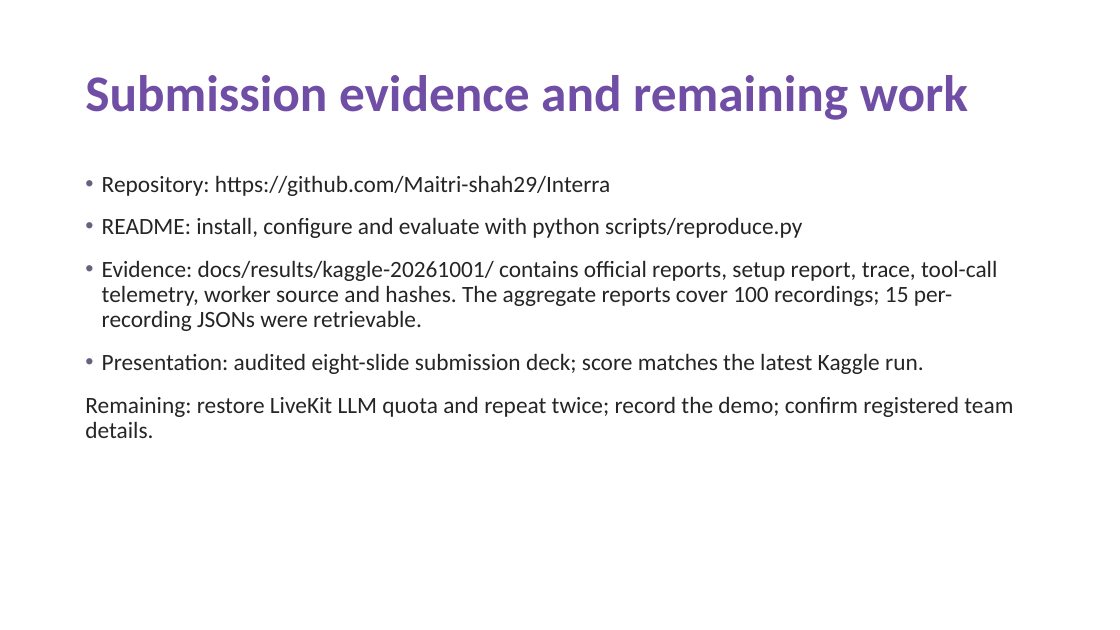
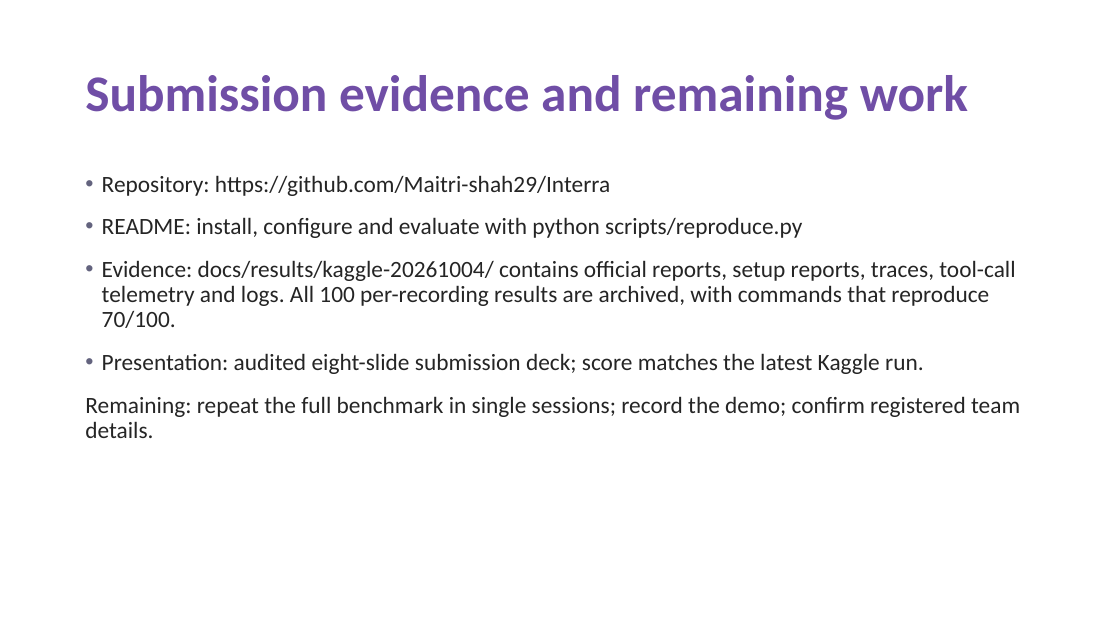
Before and after one commit to AdityaVKochar/Interra, a slide deck: slide 8 of docs/Interra_Theme05_submission.pptx. Drawn at 1120x630 pixels with LibreOffice and Linux fonts; fonts in the diff are those of the drawing. Boxes give left, top, right and bottom in pixels: in the first picture for what was removed or moved away, otherwise in the second. Text is boxed around its words. In the diff, an @@ line names an element or a change of style, - is before the commit and + after.

```diff
--- a/docs/Interra_Theme05_submission.pptx
+++ b/docs/Interra_Theme05_submission.pptx
@@ text at (102,260,1015,328): text changed @@
-• Evidence: docs/results/kaggle-20261001/ contains official reports, setup report, trace, tool-call telemetry, worker source and hashes. The aggregate reports cover 100 recordings; 15 per-recording JSONs were retrievable.
+• Evidence: docs/results/kaggle-20261004/ contains official reports, setup reports, traces, tool-call telemetry and logs. All 100 per-recording results are archived, with commands that reproduce 70/100.
@@ text at (85,396,1020,438): text changed @@
-Remaining: restore LiveKit LLM quota and repeat twice; record the demo; confirm registered team details.
+Remaining: repeat the full benchmark in single sessions; record the demo; confirm registered team details.
```
Also in this commit, not shown: 2 other slides changed, 6 other files.
